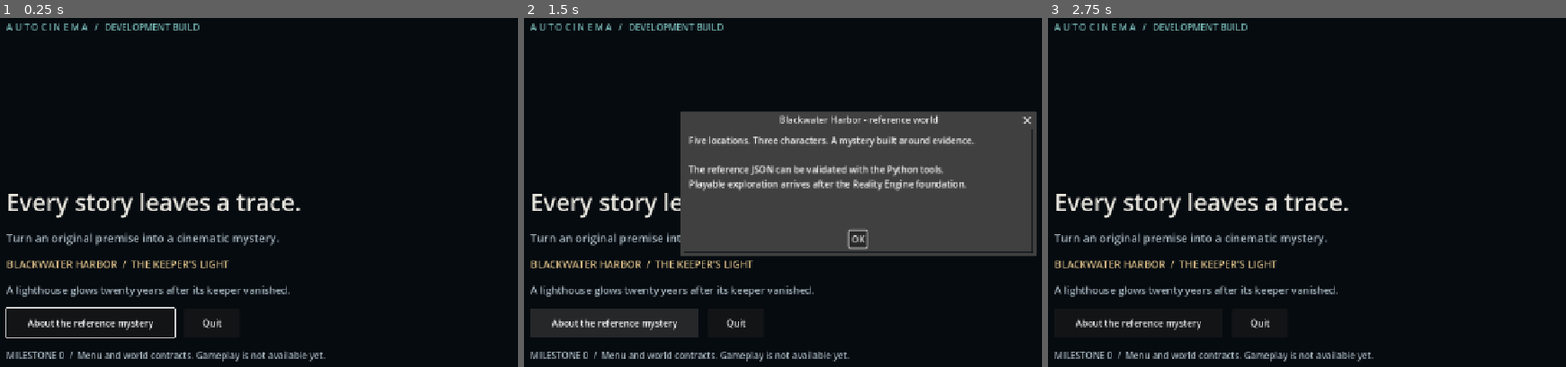
Above: before the commit, frames 1-3 (left to right).
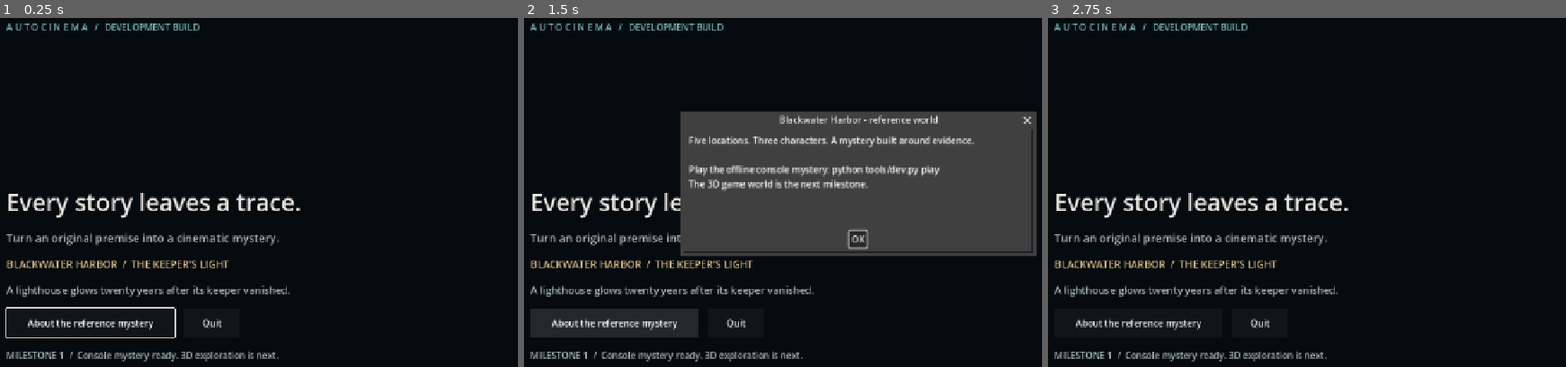
Above: after the commit, the same moments.

Repository: aryangoku/AutoCinema
Game: Godot game, scene res://scenes/app/MainMenu.tscn
Two runs of this game, one before a commit and one after it. Both use one fixed random seed, a clock stepped at 60 frames per second and the inputs below.
Inputs:
- Up to frame 1 (0.25 s): no input
- Up to frame 2 (1.5 s): click "About the reference mystery" at 1.25 s
- Up to frame 3 (2.75 s): click "OK" at 2 s

The runs differ from the first frame. In frame 1, 0.7% of the frame differs, in the area x 11-63%, y 95-99%; in frame 2, 2.1%, in the area x 11-86%, y 42-99%; in frame 3, 0.7%.

Commit message:
Complete Milestone 1: Reality Engine

Diff:
--- a/game/scripts/ui/main_menu.gd
+++ b/game/scripts/ui/main_menu.gd
@@ -35,10 +35,10 @@
 	quit_button.custom_minimum_size = Vector2(100, 52)
 	quit_button.pressed.connect(func() -> void: get_tree().quit())
 	buttons.add_child(quit_button)
-	status_label = add_label(column, "MILESTONE 0  /  Menu and world contracts. Gameplay is not available yet.", 16, Color("a6b5bd"))
+	status_label = add_label(column, "MILESTONE 1  /  Console mystery ready. 3D exploration is next.", 16, Color("a6b5bd"))
 	details = AcceptDialog.new()
 	details.title = "Blackwater Harbor - reference world"
-	details.dialog_text = "Five locations. Three characters. A mystery built around evidence.\n\nThe reference JSON can be validated with the Python tools.\nPlayable exploration arrives after the Reality Engine foundation."
+	details.dialog_text = "Five locations. Three characters. A mystery built around evidence.\n\nPlay the offline console mystery: python tools/dev.py play\nThe 3D game world is the next milestone."
 	add_child(details)
 	example_button.grab_focus()
 
Not shown, added: Play AutoCinema.cmd
Not shown, added: docs/ADR_001_REALITY_ENGINE.md
Not shown, changed: docs/IMPLEMENTATION_STATUS.md
